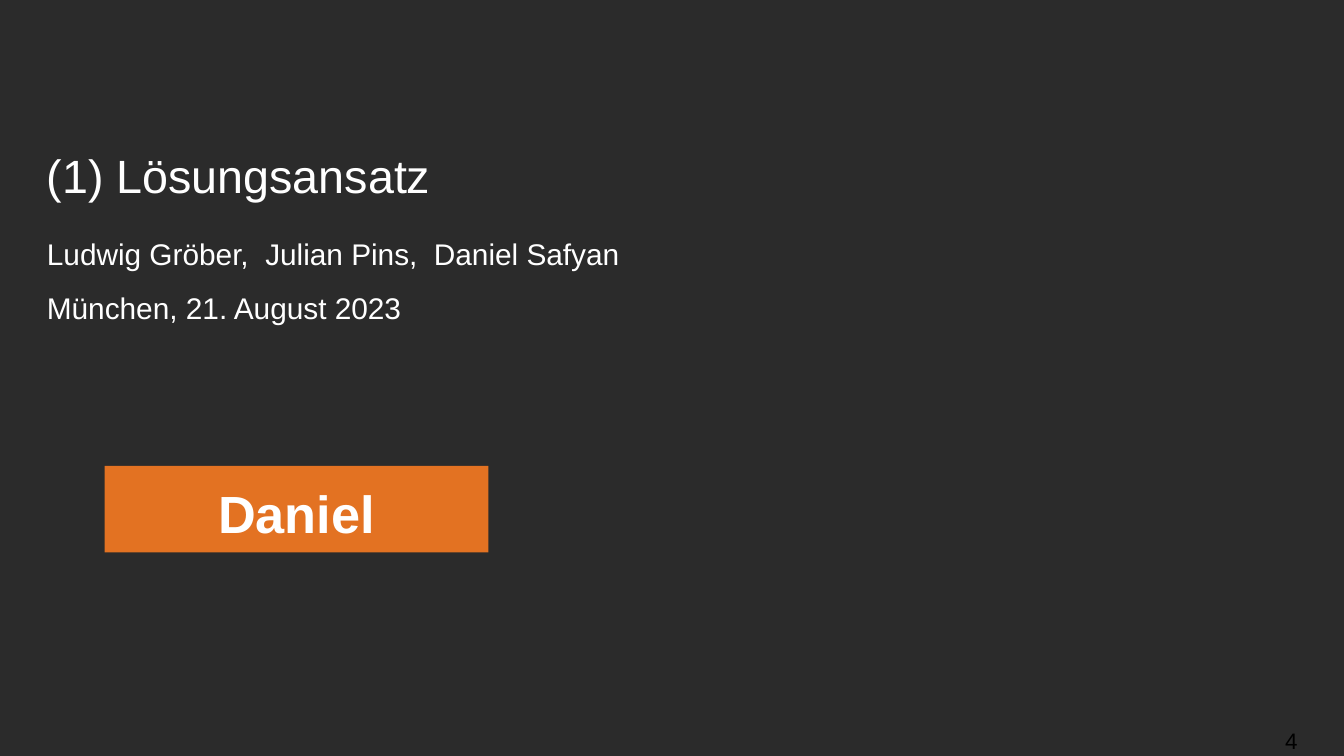
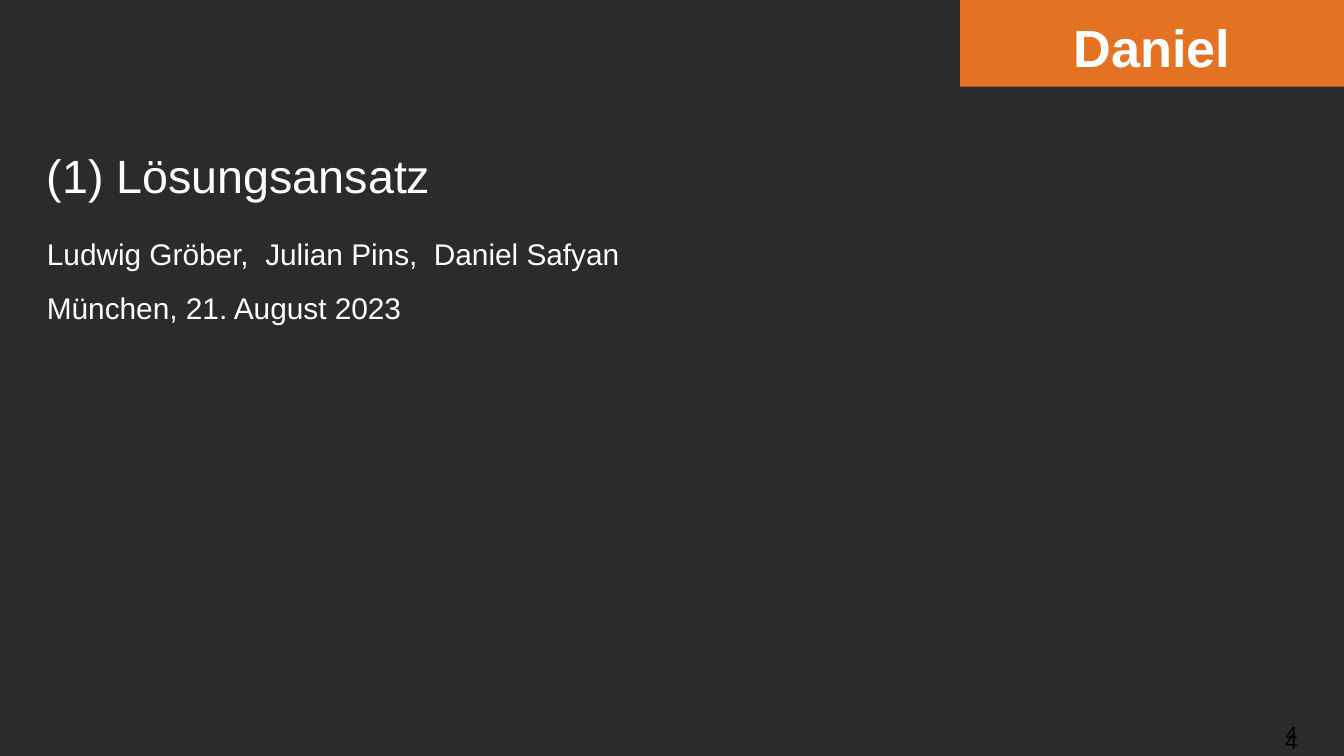
Before and after one commit to ludwiggr/ArSinH, a slide deck: slide 4 of Vortrag/Vortrag.pptx. Drawn at 1344x756 pixels with LibreOffice and Linux fonts; fonts in the diff are those of the drawing; background and template pictures are left out; a plain dark background stands for a picture behind light text. Boxes give left, top, right and bottom in pixels: in the first picture for what was removed or moved away, otherwise in the second. Text is boxed around its words. In the diff, an @@ line names an element or a change of style, - is before the commit and + after.

```diff
--- a/Vortrag/Vortrag.pptx
+++ b/Vortrag/Vortrag.pptx
@@ rectangle "Daniel": place and size @@
-rectangle "Daniel" at (105, 466, 489, 552)
+rectangle "Daniel" at (960, 0, 1344, 86)
@@ page number added at (1285, 732, 1297, 749), 11 pt, text #000000 @@
+4
```
Also in this commit, not shown: 12 other slides changed, 4 slides added, 1 slide removed.
